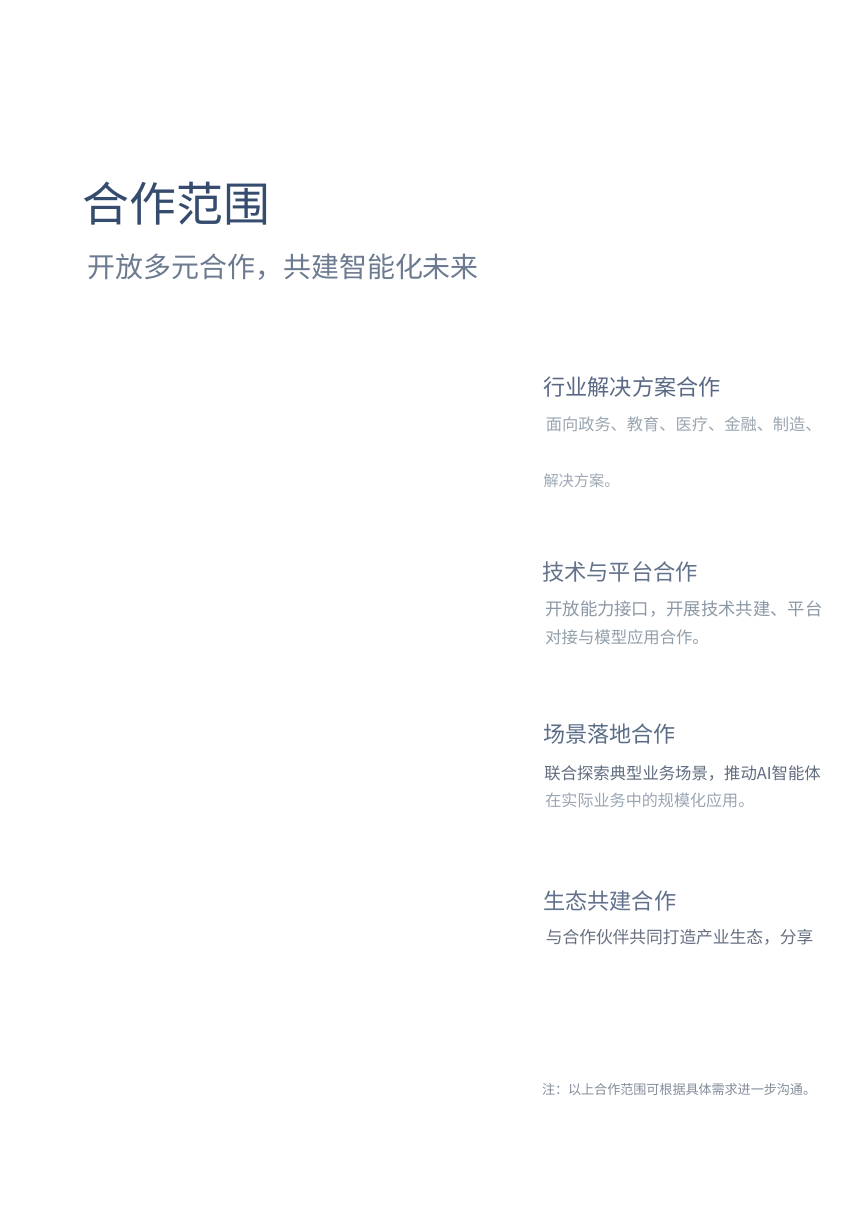
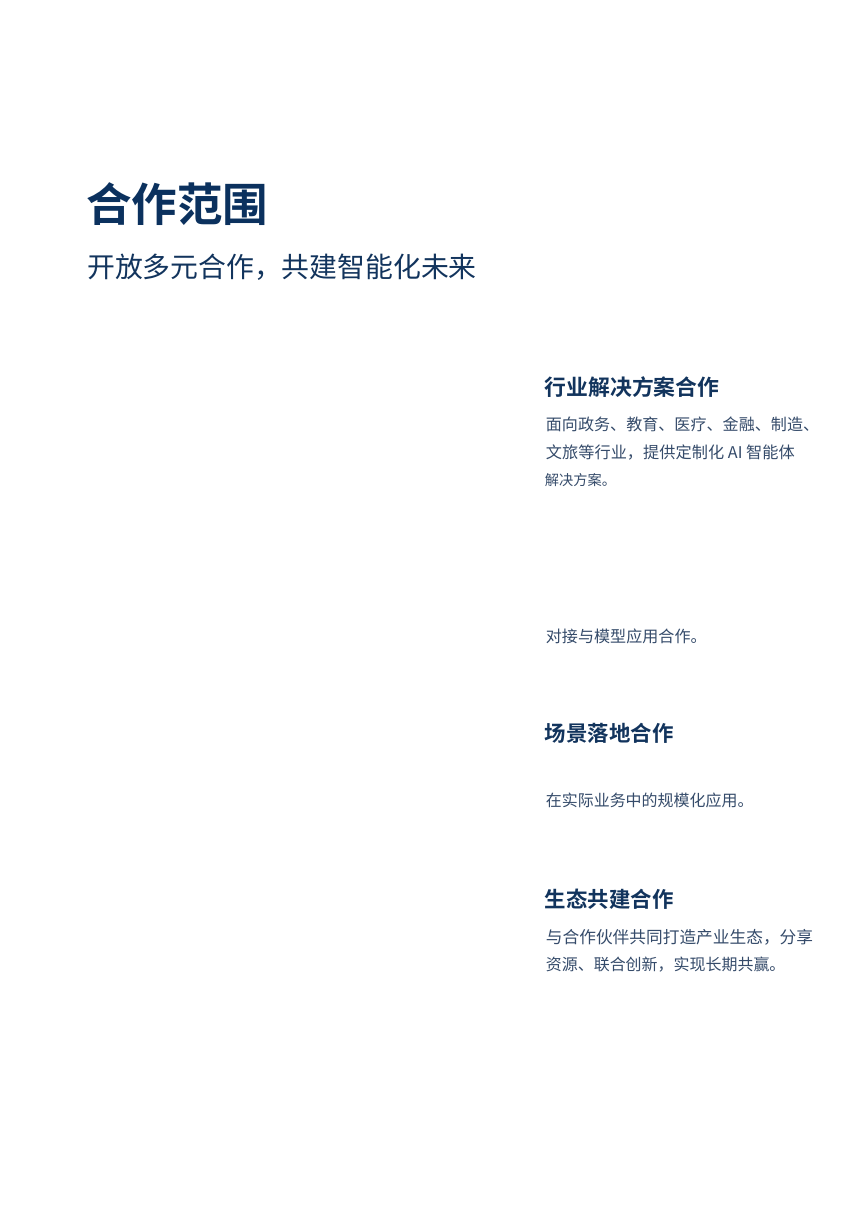
Before and after one commit to xiaoguo96/pdf2pptx, a slide deck: slide 9 of samples/output_测试3_editable.pptx. Drawn at 866x1232 pixels with LibreOffice and Linux fonts; fonts in the diff are those of the drawing; background and template pictures are left out. Boxes give left, top, right and bottom in pixels: in the first picture for what was removed or moved away, otherwise in the second. Text is boxed around its words. In the diff, an @@ line names an element or a change of style, - is before the commit and + after.

```diff
--- a/samples/output_测试3_editable.pptx
+++ b/samples/output_测试3_editable.pptx
@@ text "合作范围" at (86,182,268,225): size 46.1 to 44.8 pt, text colour #364C6E to #0B315E, bold on @@
@@ text "开放多元合作，共建智能化未来" at (87,253,476,280): size 27.5 to 27.4 pt, text colour #6D7B90 to #12345D @@
@@ text "行业解决方案合作" at (545,376,720,397): size 21.8 to 21.5 pt, text colour #596984 to #12345D, bold on @@
@@ text "面向政务、教育、医疗、金融、制造、" at (546,416,819,432): size 16 to 15.8 pt, text colour #9AA6B1 to #354B6A @@
@@ text added at (546,444,795,460), 15.9 pt, text #354B6A @@
+文旅等行业，提供定制化 AI 智能体
@@ text "解决方案。" at (545,473,616,486): size 15 to 14 pt, text colour #9EA9B5 to #354B6A @@
@@ text removed at (542,561,698,582) @@
-技术与平台合作
@@ text removed at (545,600,822,617) @@
-开放能力接口，开展技术共建、平台
@@ text "对接与模型应用合作。" at (546,628,707,644): size 16.1 to 15.8 pt, text colour #929FA9 to #354B6A @@
@@ text "场景落地合作" at (545,722,674,743): size 21.7 to 21.1 pt, text colour #5B6D86 to #12345D, bold on @@
@@ text removed at (544,765,820,781) @@
-联合探索典型业务场景，推动AI智能体
@@ text "在实际业务中的规模化应用。" at (546,792,754,808): size 15.8 to 15.7 pt, text colour #9AA6B3 to #354B6A @@
@@ text "生态共建合作" at (545,888,674,909): size 21.8 to 21.1 pt, text colour #61708B to #12345D, bold on @@
@@ text "与合作伙伴共同打造产业生态，分享" at (546,929,813,945): size 16.5 to 16.4 pt, text colour #667081 to #354B6A @@
@@ text added at (546,956,786,972), 15.7 pt, text #354B6A @@
+资源、联合创新，实现长期共赢。
@@ text removed at (542,1083,816,1095) @@
-注：以上合作范围可根据具体需求进一步沟通。
```
Also in this commit, not shown: 7 other slides changed, 23 other files.
